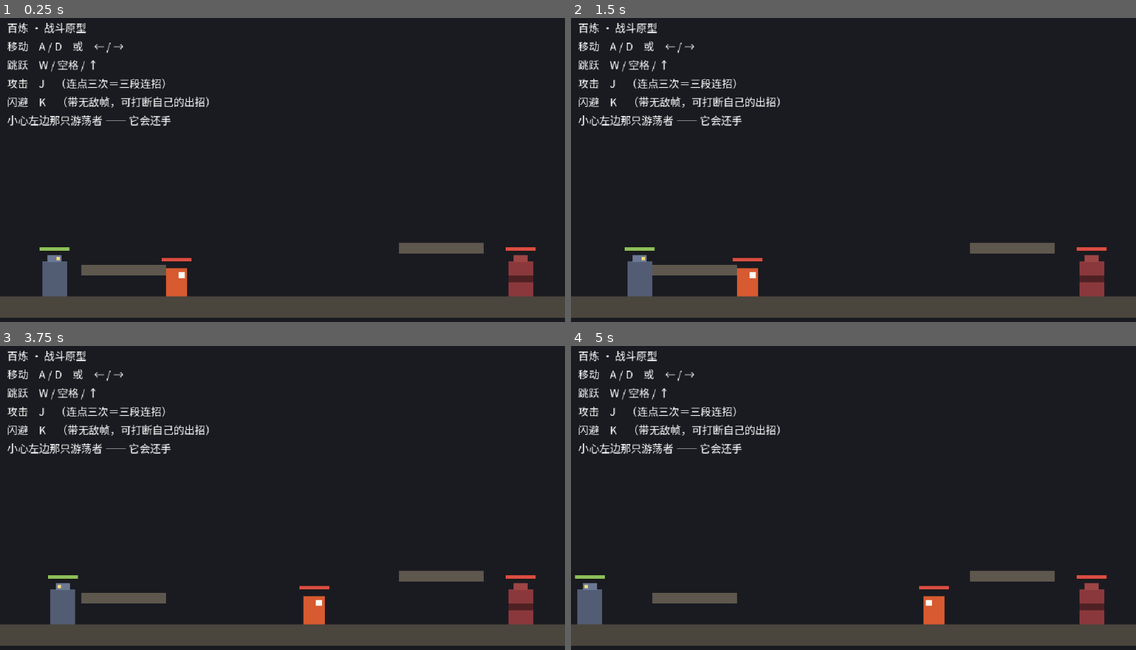
Above: before the commit, frames 1-4 (two rows, left to right).
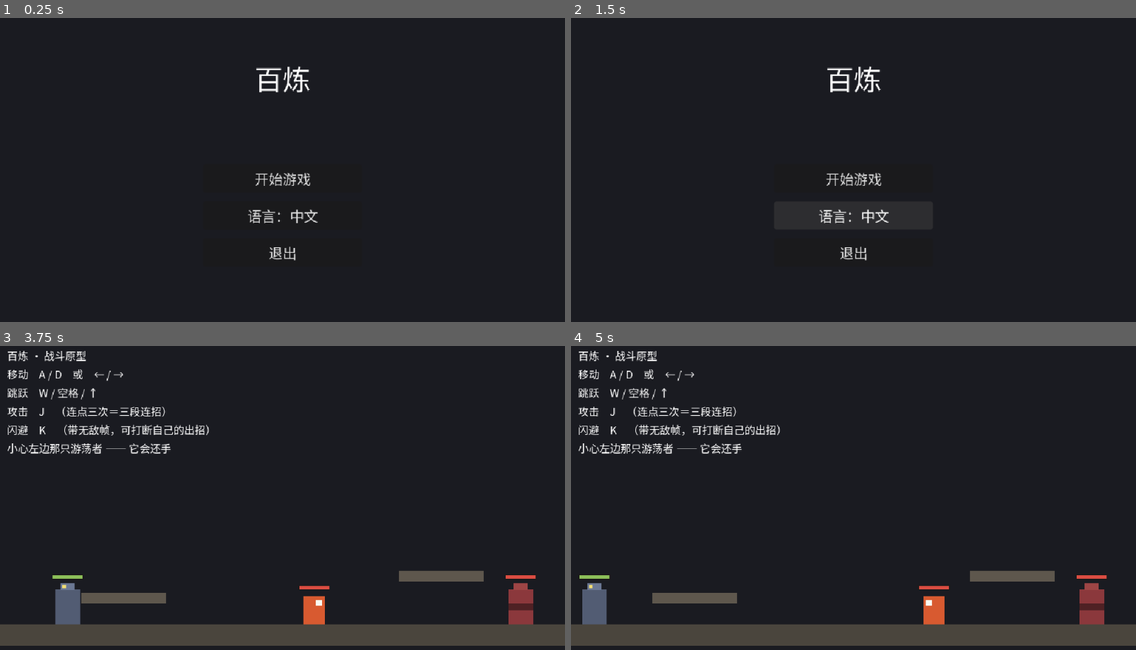
Above: after the commit, the same moments.

Repository: aachean/bailian
Game: Godot game, scene res://scenes/ui/main_menu.tscn
The game is run twice, just before and just after one commit, with the same random seed, the same clock (stepped at 60 frames per second) and the same inputs. Before the commit the project starts from res://scenes/stages/test_room.tscn.
Inputs (mouse positions are in pixels of both pictures, inside the frame that each line leads up to):
- Up to frame 1 (0.25 s): no input
- Up to frame 2 (1.5 s): click (853, 215) at 0.5 s, where only the run after the commit has a clickable "语言：中文"; click (853, 215) at 1.25 s, where only the run after the commit has a clickable "Language：English"
- Up to frame 3 (3.75 s): click (282, 507) at 2 s, where only the run after the commit has a clickable "开始游戏"; tap Enter at 2.75 s; move the mouse to (406, 485) at 2.77 s; hold D (move_right) from 2.78 s (still down); tap J (attack) at 2.85 s; click (406, 485) at 2.92 s; tap Space (jump) at 3.02 s; move the mouse to (169, 516) at 3.52 s; tap K (dodge) at 3.6 s; click (169, 516) at 3.67 s
- Up to frame 4 (5 s): tap Space (jump) at 3.77 s; move the mouse to (910, 431) at 4.27 s; release D (move_right) at 4.28 s; hold A (move_left) from 4.28 s (still down); tap J (attack) at 4.35 s; click (910, 431) at 4.42 s

The runs differ from the first frame. In frame 1, 13% of the frame differs, in the area x 0-100%, y 1-99%; in frame 2, 13%; in frame 3, 0.3%; in frame 4, 0.3%.

Commit message:
feat(menu): M2 增量 2 —— 主菜单 / 存档底座 / 语言入口
- 新增主菜单（启动场景）：开始游戏 / 继续游戏（有档才显示）/ 语言切换 /
  退出；Esc 从关卡返回主菜单
- 新增 SaveManager（autoload）：写读进度（当前关卡路径）到 user://save.cfg，
  ConfigFile 格式；装备 / 强化在增量 4 往里加字段
- 语言切换入口进菜单（循环切换，按钮文案即时刷新）—— 兑现
  「设置里可选语言」的前半步；hint.gd 踩过的信号参数坑又来了一次，
  这次两处注释里都留了话
- tests/test_m2.tscn：4 条断言（菜单按钮齐全、继续按钮随存档显隐、
  存档往返、语言循环切换）；M1 的 33 条不回归

Diff:
--- a/data/i18n/ui.csv
+++ b/data/i18n/ui.csv
@@ -5,3 +5,8 @@
 UI_HINT_ATTACK,"攻击　J　（连点三次＝三段连招）","Attack　J　(tap 3× for the 3-hit combo)"
 UI_HINT_DODGE,"闪避　K　（带无敌帧，可打断自己的出招）","Dodge　K　(i-frames, cancels your own attack)"
 UI_HINT_ENEMY,"小心左边那只游荡者 —— 它会还手","Beware the wanderer on the left — it fights back"
+UI_MENU_TITLE,"百炼","BAILIAN"
+UI_MENU_START,"开始游戏","Start Game"
+UI_MENU_CONTINUE,"继续游戏","Continue"
+UI_MENU_QUIT,"退出","Quit"
+UI_MENU_LANGUAGE,"语言","Language"
--- a/project.godot
+++ b/project.godot
@@ -12,13 +12,14 @@
 
 config/name="百炼"
 config/description="横版关卡制 ARPG：城镇整备 → 闯关打怪 → 打 Boss → 打造装备 → 变强 → 推进主线。"
-run/main_scene="res://scenes/stages/test_room.tscn"
+run/main_scene="res://scenes/ui/main_menu.tscn"
 config/features=PackedStringArray("4.7", "GL Compatibility")
 config/icon="res://icon.svg"
 
 [autoload]
 
 GameSettings="*res://scripts/core/game_settings.gd"
+SaveManager="*res://scripts/core/save_manager.gd"
 AiBridge="*res://addons/ai_bridge/bridge.gd"
 
 [display]
--- /dev/null
+++ b/scenes/ui/main_menu.tscn
@@ -0,0 +1,52 @@
+[gd_scene load_steps=3 format=3]
+
+[ext_resource type="Script" path="res://scripts/ui/main_menu.gd" id="1_menu"]
+
+[node name="MainMenu" type="Control"]
+layout_mode = 3
+anchors_preset = 15
+anchor_right = 1.0
+anchor_bottom = 1.0
+script = ExtResource("1_menu")
+
+[node name="Title" type="Label" parent="."]
+layout_mode = 1
+anchors_preset = 10
+anchor_right = 1.0
+offset_top = 48.0
+offset_bottom = 104.0
+theme_override_font_sizes/font_size = 32
+horizontal_alignment = 1
+text = "百炼"
+
+[node name="Panel" type="CenterContainer" parent="."]
+layout_mode = 1
+anchors_preset = 15
+anchor_right = 1.0
+anchor_bottom = 1.0
+offset_top = 96.0
+mouse_filter = 2
+
+[node name="Box" type="VBoxContainer" parent="Panel"]
+layout_mode = 2
+theme_override_constants/separation = 10
+
+[node name="Start" type="Button" parent="Panel/Box"]
+custom_minimum_size = Vector2(180, 30)
+layout_mode = 2
+text = "开始游戏"
+
+[node name="Continue" type="Button" parent="Panel/Box"]
+custom_minimum_size = Vector2(180, 30)
+layout_mode = 2
+text = "继续游戏"
+
+[node name="Language" type="Button" parent="Panel/Box"]
+custom_minimum_size = Vector2(180, 30)
+layout_mode = 2
+text = "语言：中文"
+
+[node name="Quit" type="Button" parent="Panel/Box"]
+custom_minimum_size = Vector2(180, 30)
+layout_mode = 2
+text = "退出"
--- a/scripts/characters/player.gd
+++ b/scripts/characters/player.gd
@@ -418,6 +418,12 @@
 	return not get_world_2d().direct_space_state.intersect_shape(params, 1).is_empty()
 
 
+func _unhandled_input(event: InputEvent) -> void:
+	# ESC 回主菜单。关卡里的进度在进入时已经写了档，返回不丢进度
+	if event.is_action_pressed("ui_cancel") and state != State.DEAD:
+		get_tree().change_scene_to_file("res://scenes/ui/main_menu.tscn")
+
+
 ## 命中时把双方一起冻住几帧。打击感主要来自这里，不是来自数值
 func _on_hit_landed(target: Node2D, _damage: int, _point: Vector2, _heavy: bool) -> void:
 	var frames := 0
--- /dev/null
+++ b/scripts/core/save_manager.gd
@@ -0,0 +1,42 @@
+extends Node
+## 存档底座。M2 只存「进度到哪了」（当前关卡路径），
+## 装备 / 强化 / 玩家数值在增量 4 接进来 —— 那时只往字典里加字段，不改结构。
+##
+## 格式用 ConfigFile：手改得动、坏了能看出来，原型阶段够用。
+## 存档位置 user://save.cfg（与 settings.cfg 同目录，互不干扰）。
+
+const SAVE_PATH := "user://save.cfg"
+const SECTION := "progress"
+const VERSION := 1
+
+
+func has_save() -> bool:
+	return FileAccess.file_exists(SAVE_PATH)
+
+
+## 写进度。现在只有关卡路径；以后加装备、强化等级就往这个字典里放
+func write_progress(level_path: String) -> void:
+	var cfg := ConfigFile.new()
+	cfg.set_value(SECTION, "version", VERSION)
+	cfg.set_value(SECTION, "level", level_path)
+	cfg.set_value(SECTION, "saved_at", Time.get_unix_time_from_system())
+	var err := cfg.save(SAVE_PATH)
+	if err != OK:
+		push_warning("SaveManager: 存档失败 err=%d" % err)
+
+
+## 读进度。返回关卡路径；没有存档 / 读不出来 / 没有这一项，一律返回空串。
+## 调用方拿空串就走「新游戏」分支，不要猜原因。
+func read_progress() -> String:
+	if not has_save():
+		return ""
+	var cfg := ConfigFile.new()
+	if cfg.load(SAVE_PATH) != OK:
+		return ""
+	return str(cfg.get_value(SECTION, "level", ""))
+
+
+## 清档（主菜单「重新开始」之类将来会用到；测试也靠它）
+func erase_save() -> void:
+	if has_save():
+		DirAccess.remove_absolute(ProjectSettings.globalize_path(SAVE_PATH))
--- /dev/null
+++ b/scripts/ui/main_menu.gd
@@ -0,0 +1,68 @@
+extends Control
+## 主菜单：开始 / 继续 / 语言 / 退出。
+##
+## 「开始」进关卡并写档；「继续」只在有档时出现，读档进关卡。
+## 语言按钮循环切换已支持的语言 —— GameSettings 落地时用户等的那半句
+## 「设置里可以选不同语言」，从这一版开始成立（设置界面本身仍归 M2 的极简 UI 收尾）。
+
+## 现在唯一的关卡。M2 增量 3 加城镇后，这里换成「进入城镇」
+const LEVEL_PATH := "res://scenes/stages/test_room.tscn"
+
+@onready var _start_btn: Button = $Panel/Box/Start
+@onready var _continue_btn: Button = $Panel/Box/Continue
+@onready var _lang_btn: Button = $Panel/Box/Language
+@onready var _quit_btn: Button = $Panel/Box/Quit
+@onready var _title: Label = $Title
+
+
+func _ready() -> void:
+	_start_btn.pressed.connect(_on_start)
+	_continue_btn.pressed.connect(_on_continue)
+	_lang_btn.pressed.connect(_on_language)
+	_quit_btn.pressed.connect(_on_quit)
+	if not GameSettings.language_changed.is_connected(_refresh_texts):
+		GameSettings.language_changed.connect(_refresh_texts)
+	_refresh_texts()
+	_refresh_continue()
+
+
+## 参数是 language_changed 带的语言码，这里用不上但必须留 ——
+## Godot 连信号按参数个数严格匹配，少了会「连上但调用报错、界面静默不刷新」。
+## 这个坑在 hint.gd 已经踩过一次，别有第三次。
+func _refresh_texts(_locale: String = "") -> void:
+	_title.text = tr("UI_MENU_TITLE")
+	_start_btn.text = tr("UI_MENU_START")
+	_continue_btn.text = tr("UI_MENU_CONTINUE")
+	_quit_btn.text = tr("UI_MENU_QUIT")
+	# 语言按钮显示「当前语言」，点一下切到下一个 —— 就地循环，不用列表
+	_lang_btn.text = "%s：%s" % [tr("UI_MENU_LANGUAGE"), GameSettings.SUPPORTED[GameSettings.language]]
+
+
+func _refresh_continue() -> void:
+	_continue_btn.visible = SaveManager.has_save()
+
+
+func _on_start() -> void:
+	SaveManager.write_progress(LEVEL_PATH)
+	get_tree().change_scene_to_file(LEVEL_PATH)
+
+
+func _on_continue() -> void:
+	var level := SaveManager.read_progress()
+	if level.is_empty() or not ResourceLoader.exists(level):
+		# 档指向的场景已经不存在了（改版删场景）：当作没档，回新游戏
+		SaveManager.erase_save()
+		_refresh_continue()
+		return
+	get_tree().change_scene_to_file(level)
+
+
+func _on_language() -> void:
+	var codes := GameSettings.SUPPORTED.keys()
+	var i := codes.find(GameSettings.language)
+	GameSettings.set_language(str(codes[(i + 1) % codes.size()]))
+	# language_changed 信号会带回 _refresh_texts，按钮文案自己换
+
+
+func _on_quit() -> void:
+	get_tree().quit()
--- /dev/null
+++ b/tests/shot_menu.gd
@@ -0,0 +1,14 @@
+extends Node
+## 主菜单截图：确认菜单文字渲染正常（字体缺字不报错，只能看图）。
+##     godot --path <项目根> res://tests/shot_menu.tscn
+
+func _ready() -> void:
+	var menu := (load("res://scenes/ui/main_menu.tscn") as PackedScene).instantiate()
+	add_child(menu)
+	for i in 10:
+		await get_tree().process_frame
+	await RenderingServer.frame_post_draw
+	var img := get_viewport().get_texture().get_image()
+	DirAccess.make_dir_recursive_absolute(ProjectSettings.globalize_path("res://build/shots"))
+	print("err=%d" % img.save_png("res://build/shots/menu.png"))
+	get_tree().quit()
--- /dev/null
+++ b/tests/shot_menu.tscn
@@ -0,0 +1,6 @@
+[gd_scene load_steps=2 format=3]
+
+[ext_resource type="Script" path="res://tests/shot_menu.gd" id="1_shot"]
+
+[node name="ShotMenu" type="Node"]
+script = ExtResource("1_shot")
--- /dev/null
+++ b/tests/test_m2.gd
@@ -0,0 +1,131 @@
+extends Node
+## 《百炼》M2 自动验收 —— 增量 2：主菜单 / 存档底座 / 语言入口
+##
+## 跑法（无头）：
+##     godot --headless --fixed-fps 60 --path <项目根> res://tests/test_m2.tscn
+##
+## 战斗 / 移动的 33 条在 tests/test_m1.tscn，这里只管增量 2 的新东西。
+## 场景切换本身（按开始 → 进关卡）是引擎一行调用，且会把本测试场景换掉，
+## 无头环境测不了 —— 那条走人工验收，其余全部机器兜底。
+
+const MENU := preload("res://scenes/ui/main_menu.tscn")
+
+var _pass := 0
+var _fail := 0
+
+
+func _ready() -> void:
+	await get_tree().process_frame
+	print("")
+	print("═══ 《百炼》M2 增量 2 自动验收 ═══")
+	await _t1_menu_buttons()
+	await _t2_continue_visibility()
+	await _t3_save_roundtrip()
+	await _t4_language_button()
+
+	print("")
+	print("═══ %d 通过 ／ %d 失败 ═══" % [_pass, _fail])
+	get_tree().quit(0 if _fail == 0 else 1)
+
+
+func _check(id: String, desc: String, ok: bool, detail: String) -> void:
+	if ok:
+		_pass += 1
+		print("  PASS  #%-3s %s\n              %s" % [id, desc, detail])
+	else:
+		_fail += 1
+		print("  FAIL  #%-3s %s\n              %s" % [id, desc, detail])
+
+
+func _steps(n: int) -> void:
+	for _i in n:
+		await get_tree().process_frame
+
+
+## 菜单能摆出来，四个按钮都在，文案是真话不是 key
+func _t1_menu_buttons() -> void:
+	var menu := MENU.instantiate()
+	add_child(menu)
+	await _steps(3)
+
+	var missing := PackedStringArray()
+	for node_path in ["Panel/Box/Start", "Panel/Box/Continue", "Panel/Box/Language", "Panel/Box/Quit"]:
+		if menu.get_node_or_null(node_path) == null:
+			missing.append(node_path)
+	var title := (menu.get_node("Title") as Label).text
+	var start_text := (menu.get_node("Panel/Box/Start") as Button).text
+	var ok := missing.is_empty() and not title.is_empty() and title != "UI_MENU_TITLE" \
+		and not start_text.is_empty() and start_text != "UI_MENU_START"
+	_check("1", "主菜单摆得出来：标题 + 四个按钮，文案随语言",
+		ok,
+		"标题=\"%s\" 开始=\"%s\" 缺节点 %d 个" % [title, start_text, missing.size()])
+	menu.queue_free()
+	await _steps(2)
+
+
+## 「继续」只在有档时出现 —— 这是存档系统在菜单上唯一可感知的开关
+func _t2_continue_visibility() -> void:
+	var menu := MENU.instantiate()
+	add_child(menu)
+	await _steps(2)
+	var cont := menu.get_node("Panel/Box/Continue") as Button
+
+	# 清档 → 继续隐藏；写档 → 继续出现
+	SaveManager.erase_save()
+	menu._refresh_continue()
+	await _steps(2)
+	var hidden_without_save: bool = not cont.visible
+
+	SaveManager.write_progress("res://scenes/stages/test_room.tscn")
+	menu._refresh_continue()
+	await _steps(2)
+	var shown_with_save: bool = cont.visible
+
+	_check("2", "「继续」按钮只在有存档时出现",
+		hidden_without_save and shown_with_save,
+		"无档隐藏=%s　有档显示=%s" % [str(hidden_without_save), str(shown_with_save)])
+	menu.queue_free()
+	await _steps(2)
+
+
+## 存档写读往返；读不存在的档返回空串而不是崩
+func _t3_save_roundtrip() -> void:
+	SaveManager.erase_save()
+	var empty: String = SaveManager.read_progress()
+
+	SaveManager.write_progress("res://scenes/stages/test_room.tscn")
+	var back := SaveManager.read_progress()
+	var has := SaveManager.has_save()
+
+	_check("3", "存档写读往返一致，无档时读出空串",
+		empty.is_empty() and has and back == "res://scenes/stages/test_room.tscn",
+		"无档读出=\"%s\"　has_save=%s　读回=\"%s\"" % [empty, str(has), back])
+
+
+## 语言按钮：点一下切到下一个语言，按钮文案跟着换，再点能绕回来
+func _t4_language_button() -> void:
+	var menu := MENU.instantiate()
+	add_child(menu)
+	await _steps(2)
+	var lang_btn := menu.get_node("Panel/Box/Language") as Button
+	var original := GameSettings.language
+	var original_text := lang_btn.text
+
+	lang_btn.pressed.emit()
+	await _steps(2)
+	var switched := GameSettings.language
+	var switched_text := lang_btn.text
+
+	lang_btn.pressed.emit()
+	await _steps(2)
+	var back := GameSettings.language
+
+	var codes := GameSettings.SUPPORTED.keys()
+	var expected_next := str(codes[(codes.find(original) + 1) % codes.size()])
+	_check("4", "语言按钮循环切换，按钮文案即时刷新",
+		switched == expected_next and switched != original and back == original
+			and switched_text != original_text,
+		"%s → %s → %s　按钮文案「%s」→「%s」" % [
+			original, switched, back, original_text, switched_text])
+	menu.queue_free()
+	await _steps(2)
--- /dev/null
+++ b/tests/test_m2.tscn
@@ -0,0 +1,6 @@
+[gd_scene load_steps=2 format=3]
+
+[ext_resource type="Script" path="res://tests/test_m2.gd" id="1_test"]
+
+[node name="TestM2" type="Node"]
+script = ExtResource("1_test")
Binary file changed: data/i18n/ui.en.translation
Binary file changed: data/i18n/ui.zh_CN.translation
Not shown, added: scripts/core/save_manager.gd.uid
Not shown, added: scripts/ui/main_menu.gd.uid
Not shown, added: tests/probe_delivered.gd.uid
Not shown, added: tests/test_m2.gd.uid
Not shown, changed: README.md
